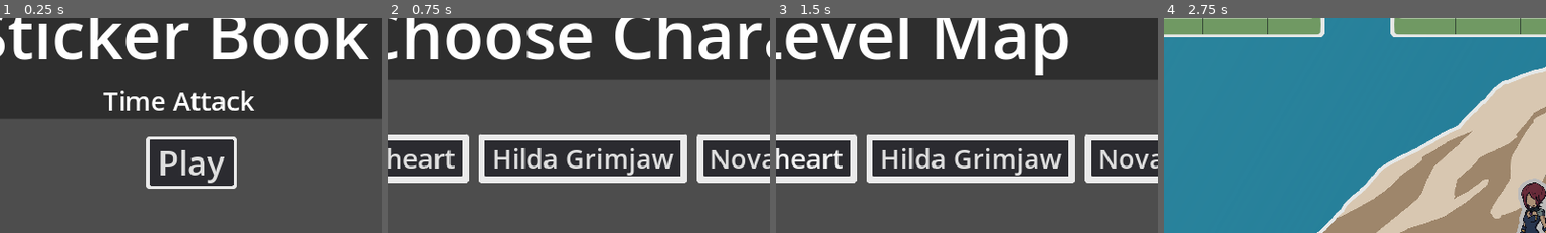
Above: before the commit, frames 1-4 (left to right).
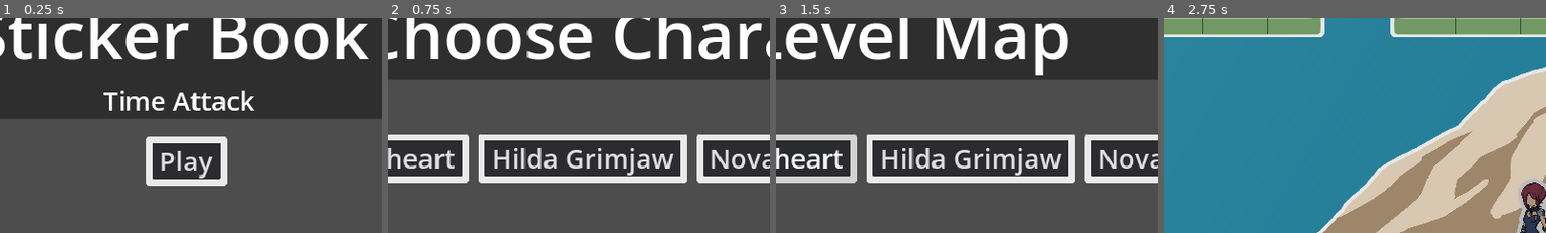
Above: after the commit, the same moments.

Repository: MajorZiploc/sticker_book_moments
Game: Godot game, scene res://scenes/title_scene.tscn
Two runs of this game, one before a commit and one after it. Both use one fixed random seed, a clock stepped at 60 frames per second and the inputs below.
Inputs:
- Up to frame 1 (0.25 s): no input
- Up to frame 2 (0.75 s): click "Play" at 0.5 s
- Up to frame 3 (1.5 s): click "Raven Silverheart" at 1.25 s
- Up to frame 4 (2.75 s): click "Raven Silverheart" at 2 s
The pictures show only the part of the screen within x 26-76%, y 20-70%; the shares and areas given below are measured in that part.

The runs differ from the first frame. In frame 1, 3.3% of the frame differs, in the area x 38-62%, y 55-80%; in frame 2, nothing differs; in frame 3, less than 0.1%; in frame 4, nothing differs.

Commit message:
+modulate for diff btn states

Diff:
--- a/our_theme.tres
+++ b/our_theme.tres
@@ -10,6 +10,7 @@
 texture_margin_top = 10.0
 texture_margin_right = 10.0
 texture_margin_bottom = 10.0
+modulate_color = Color(1, 1, 1, 0.7)
 
 [sub_resource type="StyleBoxTexture" id="StyleBoxTexture_thhg4"]
 texture = ExtResource("3_1kfiv")
@@ -17,6 +18,7 @@
 texture_margin_top = 10.0
 texture_margin_right = 10.0
 texture_margin_bottom = 10.0
+modulate_color = Color(0.9, 0.9, 0.9, 1)
 
 [sub_resource type="StyleBoxTexture" id="StyleBoxTexture_ydr44"]
 texture = ExtResource("3_1kfiv")
@@ -24,6 +26,7 @@
 texture_margin_top = 10.0
 texture_margin_right = 10.0
 texture_margin_bottom = 10.0
+modulate_color = Color(0.9, 0.9, 0.9, 1)
 
 [sub_resource type="StyleBoxTexture" id="StyleBoxTexture_lxfxg"]
 texture = ExtResource("3_1kfiv")
@@ -38,6 +41,7 @@
 texture_margin_top = 10.0
 texture_margin_right = 10.0
 texture_margin_bottom = 10.0
+modulate_color = Color(0.8, 0.8, 0.8, 1)
 
 [sub_resource type="StyleBoxTexture" id="StyleBoxTexture_htoqo"]
 texture = ExtResource("1_47dse")
@@ -45,6 +49,7 @@
 texture_margin_top = 20.0
 texture_margin_right = 20.0
 texture_margin_bottom = 20.0
+modulate_color = Color(1, 1, 1, 0.7)
 
 [sub_resource type="StyleBoxTexture" id="StyleBoxTexture_tctvh"]
 texture = ExtResource("1_47dse")
@@ -52,6 +57,7 @@
 texture_margin_top = 20.0
 texture_margin_right = 20.0
 texture_margin_bottom = 20.0
+modulate_color = Color(0.9, 0.9, 0.9, 1)
 
 [sub_resource type="StyleBoxTexture" id="StyleBoxTexture_sppww"]
 texture = ExtResource("1_47dse")
@@ -59,6 +65,7 @@
 texture_margin_top = 20.0
 texture_margin_right = 20.0
 texture_margin_bottom = 20.0
+modulate_color = Color(0.9, 0.9, 0.9, 1)
 
 [sub_resource type="StyleBoxTexture" id="StyleBoxTexture_fwthj"]
 texture = ExtResource("1_47dse")
@@ -73,6 +80,7 @@
 texture_margin_top = 20.0
 texture_margin_right = 20.0
 texture_margin_bottom = 20.0
+modulate_color = Color(0.8, 0.8, 0.8, 1)
 
 [sub_resource type="StyleBoxTexture" id="StyleBoxTexture_ikx1g"]
 texture = ExtResource("2_nqhew")
@@ -80,6 +88,7 @@
 texture_margin_top = 15.0
 texture_margin_right = 15.0
 texture_margin_bottom = 15.0
+modulate_color = Color(1, 1, 1, 0.7)
 
 [sub_resource type="StyleBoxTexture" id="StyleBoxTexture_gxl7i"]
 texture = ExtResource("2_nqhew")
@@ -87,6 +96,7 @@
 texture_margin_top = 15.0
 texture_margin_right = 15.0
 texture_margin_bottom = 15.0
+modulate_color = Color(0.9, 0.9, 0.9, 1)
 
 [sub_resource type="StyleBoxTexture" id="StyleBoxTexture_st18e"]
 texture = ExtResource("2_nqhew")
@@ -94,6 +104,7 @@
 texture_margin_top = 15.0
 texture_margin_right = 15.0
 texture_margin_bottom = 15.0
+modulate_color = Color(0.9, 0.9, 0.9, 1)
 
 [sub_resource type="StyleBoxTexture" id="StyleBoxTexture_7bw55"]
 texture = ExtResource("2_nqhew")
@@ -108,6 +119,7 @@
 texture_margin_top = 15.0
 texture_margin_right = 15.0
 texture_margin_bottom = 15.0
+modulate_color = Color(0.8, 0.8, 0.8, 1)
 
 [sub_resource type="StyleBoxTexture" id="StyleBoxTexture_3sabn"]
 texture = ExtResource("1_47dse")
--- a/scenes/title_scene.tscn
+++ b/scenes/title_scene.tscn
@@ -74,7 +74,7 @@
 layout_mode = 0
 offset_right = 8.0
 offset_bottom = 8.0
-theme_override_font_sizes/font_size = 50
+theme_type_variation = &"ButtonMedium"
 text = " Play "
 
 [node name="Camera2D" type="Camera2D" parent="."]
Not shown, changed: README.md
